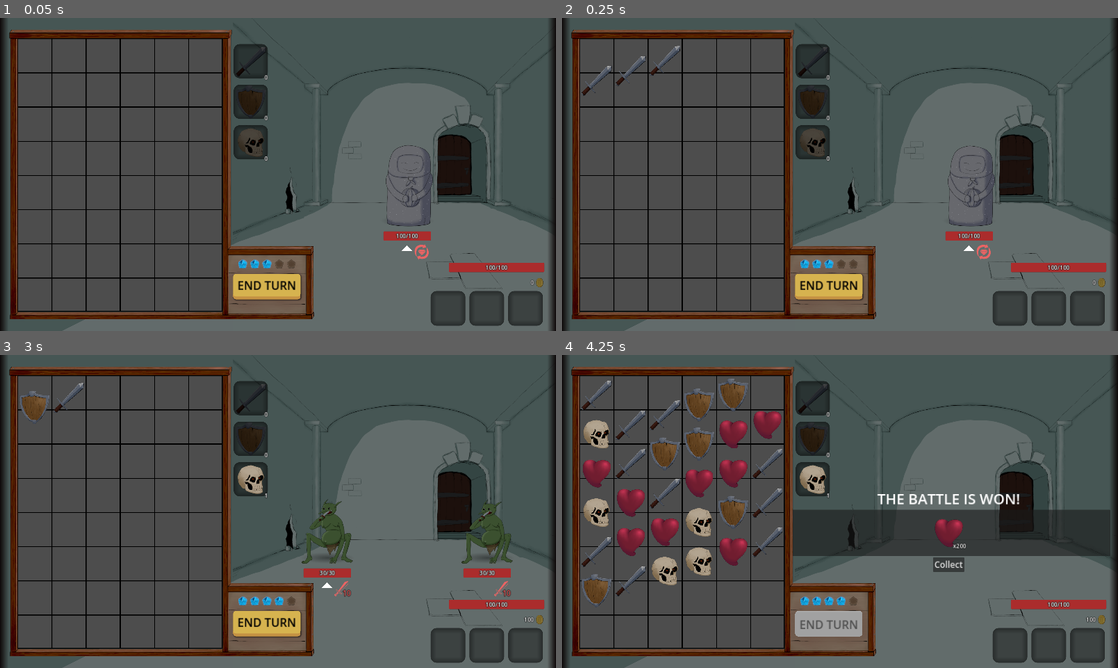
Above: before the commit, frames 1-4 (two rows, left to right).
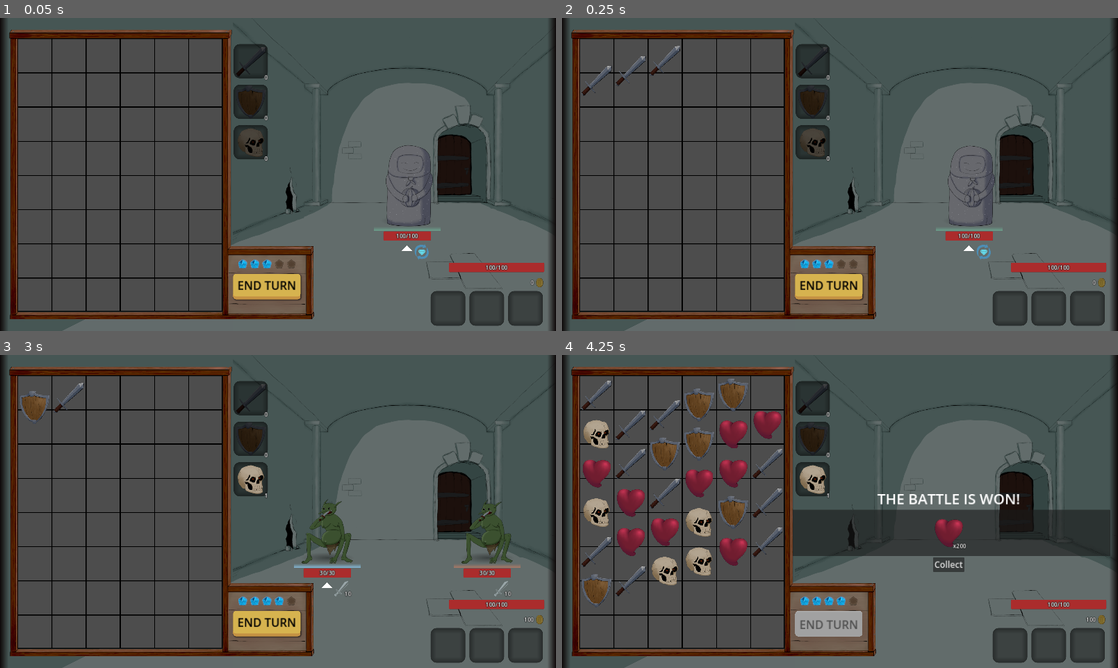
Above: after the commit, the same moments.

Repository: WcOnR/your-mom-is-the-dungeon-lord
Game: Godot game, scene res://game_objects/rooms/world.tscn
Same seed, same stepped clock (60 frames per second), same inputs: the game is played once before the commit and once after it. The engine's default icon, where the game draws it, is replaced by a stand-in: a white triangle on a blue panel in a dark square.
Inputs (mouse positions are in pixels of both pictures, inside the frame that each line leads up to):
- Up to frame 1 (0.05 s): no input
- Up to frame 2 (0.25 s): no input
- Up to frame 3 (3 s): move the mouse to (400, 495) at 0.52 s; press the mouse at (400, 495) at 0.53 s; hold W 0.53-1.28 s; move the mouse to (166, 527) at 1.27 s; release the mouse at (166, 527) at 1.28 s; click (166, 527) at 1.35 s; move the mouse to (333, 442) at 2.02 s; press the mouse at (333, 442) at 2.03 s; hold W 2.03-2.75 s; release the mouse at (333, 442) at 2.75 s; click "Collect" at 2.75 s
- Up to frame 4 (4.25 s): move the mouse to (812, 574) at 3.52 s; hold W from 3.53 s (still down); click (812, 574) at 3.6 s

The runs differ from the first frame. In frame 1, 0.1% of the frame differs, in the area x 67-80%, y 67-78%; in frame 2, 0.1%; in frame 3, 0.3%, in the area x 52-94%, y 66-78%; in frame 4, nothing differs.

Commit message:
Rework cell action icons

Diff:
--- a/game_objects/enemies/battle_line.gd
+++ b/game_objects/enemies/battle_line.gd
@@ -3,6 +3,7 @@
 
 @onready var target : Node2D = $Target
 @onready var health_ui : HealthCompUI = $HealthLabel
+@onready var line_color : TextureRect = $LineColor
 @onready var enemy_scene : PackedScene = preload("res://game_objects/enemies/enemy.tscn")
 
 signal enemy_dead
@@ -13,6 +14,7 @@
 
 var enemies : Array[Enemy] = []
 var _move_in_front_anims : Array[AnimObject] = []
+var _id : int = -1
 
 
 func set_enemies(data : Array[EnemyData]) -> void:
@@ -37,6 +39,15 @@
 
 func select(_select : bool) -> void:
 	target.visible = _select
+
+
+func set_id(id : int) -> void:
+	_id = id
+	$LineColor.modulate = SettingsManager.settings.line_colors[id]
+
+
+func get_id() -> int:
+	return _id
 
 
 func _on_enemy_death() -> void:
@@ -95,8 +106,10 @@
 func _update_health_label() -> void:
 	if enemies.is_empty():
 		health_ui.visible = false
+		line_color.visible = false
 		return
 	health_ui.visible = true
+	line_color.visible = true
 	health_ui.health_comp = enemies[0].get_node("HealthComp") as HealthComp
 	health_ui.sync_comp()
 
--- a/game_objects/enemies/battle_line.tscn
+++ b/game_objects/enemies/battle_line.tscn
@@ -1,13 +1,24 @@
-[gd_scene load_steps=4 format=3 uid="uid://xqigt823tg75"]
+[gd_scene load_steps=5 format=3 uid="uid://xqigt823tg75"]
 
 [ext_resource type="Script" path="res://game_objects/enemies/battle_line.gd" id="1_lr1ic"]
 [ext_resource type="PackedScene" uid="uid://bknffommb3er4" path="res://ui/widgets/health_comp_ui.tscn" id="2_lxrcy"]
+[ext_resource type="Texture2D" uid="uid://qwdqnmmn2fup" path="res://ui/widgets/whiteout.png" id="3_ednma"]
 
 [sub_resource type="RectangleShape2D" id="RectangleShape2D_5mjw3"]
 size = Vector2(256, 400)
 
 [node name="BattleLine" type="Area2D"]
 script = ExtResource("1_lr1ic")
+
+[node name="LineColor" type="TextureRect" parent="."]
+visible = false
+offset_left = 115.0
+offset_right = 130.0
+offset_bottom = 230.0
+rotation = 1.5708
+texture = ExtResource("3_ednma")
+expand_mode = 1
+flip_h = true
 
 [node name="CollisionShape2D" type="CollisionShape2D" parent="."]
 position = Vector2(0, -200)
--- a/game_objects/enemies/combat_actions/gem_target_attack_action.gd
+++ b/game_objects/enemies/combat_actions/gem_target_attack_action.gd
@@ -4,6 +4,7 @@
 const GEM_TYPE : GemType = preload("res://game_objects/gems/attack_type.tres")
 
 var target := Vector2i.ZERO
+var line_id := -1
 
 func on_plan(args : Array[Variant]) -> void:
 	var line : BattleLine = args[1] as BattleLine
@@ -14,7 +15,8 @@
 		await field.grid.grid_idle
 	var cluster := field.get_max_gem_cluster_by_type(GEM_TYPE)
 	target = cluster.pick_random()
-	field.show_icon(target, IconTileMapLayer.Type.CROSS)
+	line_id = line.get_id()
+	field.show_icon(target, CellIcons.Type.AIM, true, line_id)
 
 
 func on_action(args : Array[Variant]) -> void:
@@ -22,7 +24,7 @@
 	var game_mode := enemy.get_tree().get_first_node_in_group("GameMode") as BattleGameMode
 	var field := game_mode._field
 	field.hit_target(target, enemy)
-	field.show_icon(target, IconTileMapLayer.Type.NONE)
+	field.show_icon(target, CellIcons.Type.AIM, false, line_id)
 	if not field.grid.is_idle(): #TODO:: fix full idle
 		await field.grid.grid_idle
 
@@ -31,4 +33,4 @@
 	var enemy : Enemy = args[0] as Enemy
 	var game_mode := enemy.get_tree().get_first_node_in_group("GameMode") as BattleGameMode
 	var field := game_mode._field
-	field.show_icon(target, IconTileMapLayer.Type.NONE)
+	field.show_icon(target, CellIcons.Type.AIM, false, line_id)
--- a/game_objects/enemies/line_holder.gd
+++ b/game_objects/enemies/line_holder.gd
@@ -15,6 +15,10 @@
 	_game_mode = get_tree().get_first_node_in_group("GameMode") as BattleGameMode
 	_game_mode.state_changed.connect(_on_game_mode_state_changed)
 	GameInputManagerSystem.on_click_end.connect(_on_click_action)
+	var i := 0
+	while i < lines.size():
+		lines[i].set_id(i)
+		i += 1
 
 
 func spawn_enemies(battle : BattlePreset) -> void:
--- /dev/null
+++ b/game_objects/field/action_icons/cell_icons.gd
@@ -0,0 +1,43 @@
+class_name CellIcons extends Node2D
+
+@onready var _icons : Array[Sprite2D] = [$Aim, $CellAttack]
+@onready var _line_id : Array[Sprite2D] = [$LineIndefier1, $LineIndefier2, $LineIndefier3]
+
+enum Type {AIM, ATTACK}
+
+var _shown_lines : Dictionary = {}
+
+func set_icon_visibility(type : CellIcons.Type, _show : bool, line : int) -> void:
+	_icons[int(type)].visible = _show
+	_show_line(line, _show)
+
+
+func clean_icons() -> void:
+	for i in _icons:
+		i.visible = false
+	for l in _line_id:
+		l.visible = false
+	_shown_lines.clear()
+
+
+func emit_smoke_fx() -> void:
+	$SmokeParticles2D.emitting = true
+
+
+func _show_line(line : int, _show : bool) -> void:
+	if _show:
+		_shown_lines[line] = null
+	else:
+		_shown_lines.erase(line)
+	_update_lines()
+
+
+func _update_lines() -> void:
+	var count := _shown_lines.keys().size()
+	var i := 0
+	while i < _line_id.size():
+		_line_id[i].visible = i < count
+		if i < count:
+			var color_id : int = _shown_lines.keys()[i]
+			_line_id[i].modulate = SettingsManager.settings.line_colors[color_id]
+		i += 1
--- /dev/null
+++ b/game_objects/field/action_icons/cell_icons.tscn
@@ -0,0 +1,44 @@
+[gd_scene load_steps=8 format=3 uid="uid://rmpkcrc0chhm"]
+
+[ext_resource type="Texture2D" uid="uid://bsok2o2m6ekp" path="res://game_objects/field/action_icons/cell_attack.png" id="1_ttqlu"]
+[ext_resource type="Script" path="res://game_objects/field/action_icons/cell_icons.gd" id="1_x738h"]
+[ext_resource type="Texture2D" uid="uid://feo0nem03awq" path="res://game_objects/field/action_icons/aim.png" id="2_0dghu"]
+[ext_resource type="Texture2D" uid="uid://dnh7hlwnhb3bf" path="res://game_objects/field/action_icons/line_indefier_1.png" id="3_88ss1"]
+[ext_resource type="Texture2D" uid="uid://btfi5vbgxjle" path="res://game_objects/field/action_icons/line_indefier_2.png" id="4_mkhpf"]
+[ext_resource type="Texture2D" uid="uid://cpojhr3jnmf3i" path="res://game_objects/field/action_icons/line_indefier_3.png" id="5_bnvfo"]
+[ext_resource type="PackedScene" uid="uid://p0gyojpk6lh5" path="res://game_objects/fx/smoke_particles.tscn" id="6_g40qa"]
+
+[node name="CellIcon" type="Node2D"]
+z_index = 3
+script = ExtResource("1_x738h")
+
+[node name="CellAttack" type="Sprite2D" parent="."]
+visible = false
+texture = ExtResource("1_ttqlu")
+
+[node name="Aim" type="Sprite2D" parent="."]
+visible = false
+texture = ExtResource("2_0dghu")
+
+[node name="LineIndefier1" type="Sprite2D" parent="."]
+visible = false
+modulate = Color(0.521569, 0.729412, 0.843137, 1)
+position = Vector2(22, 22)
+texture = ExtResource("3_88ss1")
+centered = false
+
+[node name="LineIndefier2" type="Sprite2D" parent="."]
+visible = false
+modulate = Color(0.419608, 0.635294, 0.54902, 1)
+position = Vector2(22, 22)
+texture = ExtResource("4_mkhpf")
+centered = false
+
+[node name="LineIndefier3" type="Sprite2D" parent="."]
+visible = false
+modulate = Color(0.670588, 0.478431, 0.4, 1)
+position = Vector2(22, 22)
+texture = ExtResource("5_bnvfo")
+centered = false
+
+[node name="SmokeParticles2D" parent="." instance=ExtResource("6_g40qa")]
--- a/game_objects/field/field.gd
+++ b/game_objects/field/field.gd
@@ -3,11 +3,10 @@
 @export var gem_set : GemSet
 @export var min_gem : int = 2
 @export var line_holder : NodePath
-@export var smoke_fx : PackedScene
+@export var cell_icons : PackedScene
 
 @onready var tile_map : TileMapLayer = $TileMapLayer
 @onready var tile_map_h : TileMapLayer = $TileMapLayer_h
-@onready var tile_map_i : IconTileMapLayer = $TileMapLayer_i
 
 var grid : Grid = null
 var _player : Player = null
@@ -15,7 +14,7 @@
 var _enabled : bool = false
 var _spawners : Array[GemSpawner] = []
 var _game_mode : BattleGameMode = null
-var _smoke_fx : Array[CPUParticles2D] = []
+var _cell_icons : Array[CellIcons] = []
 
 const DAMAGE_MULTIPLIER := 10
 const ON_DROP : StringName = "on_drop"
@@ -73,12 +72,13 @@
 	_collapse_by_id(target, initiator)
 
 
-func show_icon(cell_id : Vector2i, type : IconTileMapLayer.Type) -> void:
-	tile_map_i.set_cell_by_type(cell_id, type)
+func show_icon(cell_id : Vector2i, type : CellIcons.Type, _show : bool, line : int) -> void:
+	_get_cell_icons(cell_id).set_icon_visibility(type, _show, line)
 
 
 func clean_icons() -> void:
-	tile_map_i.clear()
+	for icons in _cell_icons:
+		icons.clean_icons()
 
 
 func get_max_gem_cluster_by_type(gem_type : GemType) -> Array[Vector2i]:
@@ -120,7 +120,7 @@
 
 
 func _delete_gem(gem : Gem) -> void:
-	_emit_smoke_fx(grid.get_cell_id(gem.position))
+	_get_cell_icons(grid.get_cell_id(gem.position)).emit_smoke_fx()
 	gem.destroy()
 
 
@@ -139,10 +139,10 @@
 	var half_size := tile_size / 2.0
 	for x in size.x:
 		for y in size.y:
-			var fx := smoke_fx.instantiate() as CPUParticles2D
-			add_child(fx)
-			fx.position = grid.get_cell_position(Vector2i(x, y)) + half_size
-			_smoke_fx.append(fx)
+			var icons := cell_icons.instantiate() as CellIcons
+			add_child(icons)
+			icons.position = grid.get_cell_position(Vector2i(x, y)) + half_size
+			_cell_icons.append(icons)
 
 
 func _collapse_by_id(cell_id : Vector2i, initiator : Node) -> bool:
@@ -156,9 +156,9 @@
 	return false
 
 
-func _emit_smoke_fx(cell_id : Vector2i):
+func _get_cell_icons(cell_id : Vector2i) -> CellIcons:
 	var id := cell_id.x * grid.get_size().y + cell_id.y
-	_smoke_fx[id].emitting = true
+	return _cell_icons[id]
 
 
 func _on_click_action(data : ClickData) -> void:
--- a/game_objects/field/field.tscn
+++ b/game_objects/field/field.tscn
@@ -1,11 +1,9 @@
-[gd_scene load_steps=13 format=4 uid="uid://cd0bt5xyril8k"]
+[gd_scene load_steps=9 format=4 uid="uid://cd0bt5xyril8k"]
 
 [ext_resource type="Script" path="res://game_objects/field/field.gd" id="1_8qhw5"]
 [ext_resource type="Texture2D" uid="uid://boypsy0ygu0rj" path="res://game_objects/field/cell.png" id="2_netas"]
-[ext_resource type="PackedScene" uid="uid://p0gyojpk6lh5" path="res://game_objects/fx/smoke_particles.tscn" id="2_r2rua"]
+[ext_resource type="PackedScene" uid="uid://rmpkcrc0chhm" path="res://game_objects/field/action_icons/cell_icons.tscn" id="2_u6o2p"]
 [ext_resource type="Texture2D" uid="uid://ymvimx1bygfr" path="res://game_objects/field/cell_h.png" id="3_3ir5o"]
-[ext_resource type="Texture2D" uid="uid://ukfdhwlpdsp7" path="res://game_objects/field/Cross.png" id="4_j0mq3"]
-[ext_resource type="Script" path="res://game_objects/field/icon_tile_map_layer.gd" id="5_twrum"]
 
 [sub_resource type="TileSetAtlasSource" id="TileSetAtlasSource_oegij"]
 texture = ExtResource("2_netas")
@@ -28,18 +26,10 @@
 tile_size = Vector2i(118, 118)
 sources/0 = SubResource("TileSetAtlasSource_iijnd")
 
-[sub_resource type="TileSetAtlasSource" id="TileSetAtlasSource_tpt1b"]
-texture = ExtResource("4_j0mq3")
-texture_region_size = Vector2i(118, 118)
-0:0/0 = 0
-
-[sub_resource type="TileSet" id="TileSet_rlj4n"]
-tile_size = Vector2i(118, 118)
-sources/0 = SubResource("TileSetAtlasSource_tpt1b")
-
 [node name="Field" type="Node2D"]
+z_index = 2
 script = ExtResource("1_8qhw5")
-smoke_fx = ExtResource("2_r2rua")
+cell_icons = ExtResource("2_u6o2p")
 
 [node name="TileMapLayer" type="TileMapLayer" parent="."]
 tile_map_data = PackedByteArray("AAAAAAAAAAAAAAAAAAAAAAEAAAAAAAAAAAAAAAIAAAAAAAAAAAAAAAMAAAAAAAAAAAABAAAAAAAAAAAAAAABAA …(688 unchanged characters)…
@@ -47,8 +37,3 @@
 
 [node name="TileMapLayer_h" type="TileMapLayer" parent="."]
 tile_set = SubResource("TileSet_wd0wf")
-
-[node name="TileMapLayer_i" type="TileMapLayer" parent="."]
-z_index = 5
-tile_set = SubResource("TileSet_rlj4n")
-script = ExtResource("5_twrum")
--- a/game_objects/field/icon_tile_map_layer.gd
+++ /dev/null
@@ -1,10 +0,0 @@
-class_name IconTileMapLayer extends TileMapLayer
-
-enum Type {CROSS, NONE}
-
-
-func set_cell_by_type(cell_id : Vector2i, type : Type) -> void:
-	var id := Vector2i(-1, -1)
-	if type != Type.NONE:
-		id = Vector2i(0, int(type))
-	set_cell(cell_id, 0, id)
--- a/game_objects/game_settings.tres
+++ b/game_objects/game_settings.tres
@@ -1,7 +1,6 @@
 [gd_resource type="Resource" script_class="GameSettings" load_steps=16 format=3 uid="uid://cuqllo6f3jnwn"]
 
 [ext_resource type="Script" path="res://game_objects/items/item_preset.gd" id="1_fyd36"]
-[ext_resource type="Script" path="res://system/game_settings.gd" id="2_sefjm"]
 [ext_resource type="Resource" uid="uid://x2dj2atleasc" path="res://game_objects/items/boosters/health_cristal.tres" id="2_u7w3a"]
 [ext_resource type="Resource" uid="uid://c4o1anlio860k" path="res://game_objects/items/consumabls/consumabl_item_1.tres" id="3_0ogax"]
 [ext_resource type="Resource" uid="uid://cgf7nuvx856d5" path="res://game_objects/items/consumabls/consumabl_item_2.tres" id="4_8rfid"]
@@ -15,9 +14,10 @@
 [ext_resource type="Resource" uid="uid://ujd6eki0ce6c" path="res://game_objects/items/equip/item_6.tres" id="11_r5m1s"]
 [ext_resource type="Resource" uid="uid://dqnfewmaal4p5" path="res://game_objects/items/equip/item_7.tres" id="12_13i3h"]
 [ext_resource type="Resource" uid="uid://pboo7f1fwlt1" path="res://game_objects/items/equip/item_8.tres" id="13_4xokm"]
+[ext_resource type="Script" path="res://game_systems/game_settings.gd" id="15_ek08f"]
 
 [resource]
-script = ExtResource("2_sefjm")
+script = ExtResource("15_ek08f")
 currency = ExtResource("6_lakm5")
 equip_presets = Array[ExtResource("1_fyd36")]([ExtResource("6_fc5gs"), ExtResource("7_ij7yx"), ExtResource("8_4ovgx"), ExtResource("9_gmmw3"), ExtResource("10_g3qfk"), ExtResource("11_r5m1s"), ExtResource("12_13i3h"), ExtResource("13_4xokm")])
 consumabl_presets = Array[ExtResource("1_fyd36")]([ExtResource("3_0ogax"), ExtResource("4_8rfid"), ExtResource("5_qu04f")])
@@ -26,3 +26,4 @@
 extra_consumabl_prob = 0.2
 max_consumabl_reward = 2
 consumabl_prob_weight = Array[int]([2, 2, 1])
+line_colors = Array[Color]([Color(0.521963, 0.72766, 0.844966, 1), Color(0.420706, 0.63438, 0.55071, 1), Color(0.671219, 0.476939, 0.400545, 1)])
--- a/system/game_settings.gd
+++ b/game_systems/game_settings.gd
@@ -9,3 +9,5 @@
 @export var extra_consumabl_prob : float = 0.5
 @export var max_consumabl_reward : int = 3
 @export var consumabl_prob_weight : Array[int] = []
+
+@export var line_colors : Array[Color] = []
--- a/project.godot
+++ b/project.godot
@@ -20,7 +20,7 @@
 GameInputManagerSystem="*res://system/game_input_manager.gd"
 AnimManagerSystem="*res://system/anim_object/anim_object_manager.gd"
 SceneLoaderSystem="*res://game_systems/scene_loader.gd"
-SettingsManager="*res://system/settings_holder.gd"
+SettingsManager="*res://game_systems/settings_holder.gd"
 
 [display]
 
--- a/ui/hub/hud.tscn
+++ b/ui/hub/hud.tscn
@@ -2,7 +2,7 @@
 
 [ext_resource type="Script" path="res://ui/hub/hud.gd" id="1_08ihg"]
 [ext_resource type="PackedScene" uid="uid://1gowrjdv5xvj" path="res://ui/widgets/health_ui.tscn" id="1_upqgx"]
-[ext_resource type="Texture2D" uid="uid://b7ejqdtri4lvq" path="res://ui/widgets/balckout.png" id="2_pac05"]
+[ext_resource type="Texture2D" uid="uid://b7ejqdtri4lvq" path="res://ui/widgets/blackout.png" id="2_pac05"]
 [ext_resource type="Texture2D" uid="uid://yjdohd4dyrr5" path="res://ui/ui_field/field_btns_back.png" id="2_rgat4"]
 [ext_resource type="PackedScene" uid="uid://bisw0tue6xhhe" path="res://ui/turns/turn_tracker.tscn" id="3_h7m6w"]
 [ext_resource type="PackedScene" uid="uid://gbp6mf6kpd3b" path="res://ui/widgets/consumable_item_holder.tscn" id="4_g7i34"]
--- a/ui/widgets/action_ui.tscn
+++ b/ui/widgets/action_ui.tscn
@@ -2,13 +2,7 @@
 
 [ext_resource type="Script" path="res://ui/widgets/action_ui.gd" id="1_m2h8n"]
 [ext_resource type="Texture2D" uid="uid://jcuj1xtkotjv" path="res://ui/action_icons/sword.png" id="2_svb47"]
-
-[sub_resource type="LabelSettings" id="LabelSettings_1pi24"]
-font_size = 25
-font_color = Color(0.917647, 0.392157, 0.392157, 1)
-outline_size = 5
-outline_color = Color(0, 0, 0, 1)
-shadow_size = 0
+[ext_resource type="LabelSettings" uid="uid://bpr6t2q1y56ln" path="res://ui/themes/label_settings/info_label_settings.tres" id="3_5me4m"]
 
 [node name="ActionUi" type="MarginContainer"]
 size_flags_horizontal = 0
@@ -30,6 +24,6 @@
 grow_horizontal = 2
 grow_vertical = 2
 text = "10"
-label_settings = SubResource("LabelSettings_1pi24")
+label_settings = ExtResource("3_5me4m")
 horizontal_alignment = 2
 vertical_alignment = 2
Binary file removed: game_objects/field/Cross.png
Binary file added: game_objects/field/action_icons/aim.png
Not shown, added: game_objects/field/action_icons/aim.png.import
Binary file added: game_objects/field/action_icons/cell_attack.png
Not shown, added: game_objects/field/action_icons/cell_attack.png.import
Binary file added: game_objects/field/action_icons/line_indefier_1.png
Not shown, changed: game_objects/field/action_icons/line_indefier_1.png.import
Binary file added: game_objects/field/action_icons/line_indefier_2.png
Not shown, added: game_objects/field/action_icons/line_indefier_2.png.import
Binary file added: game_objects/field/action_icons/line_indefier_3.png
Not shown, changed: game_objects/field/action_icons/line_indefier_3.png.import
Binary file changed: game_objects/field/cell_h.png
(and 9 more such lines)
